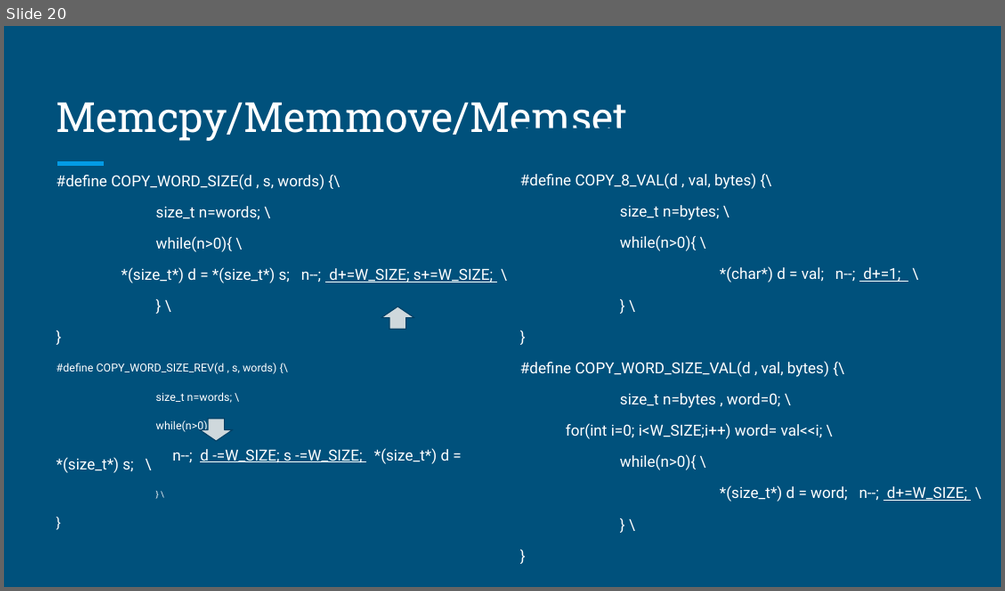
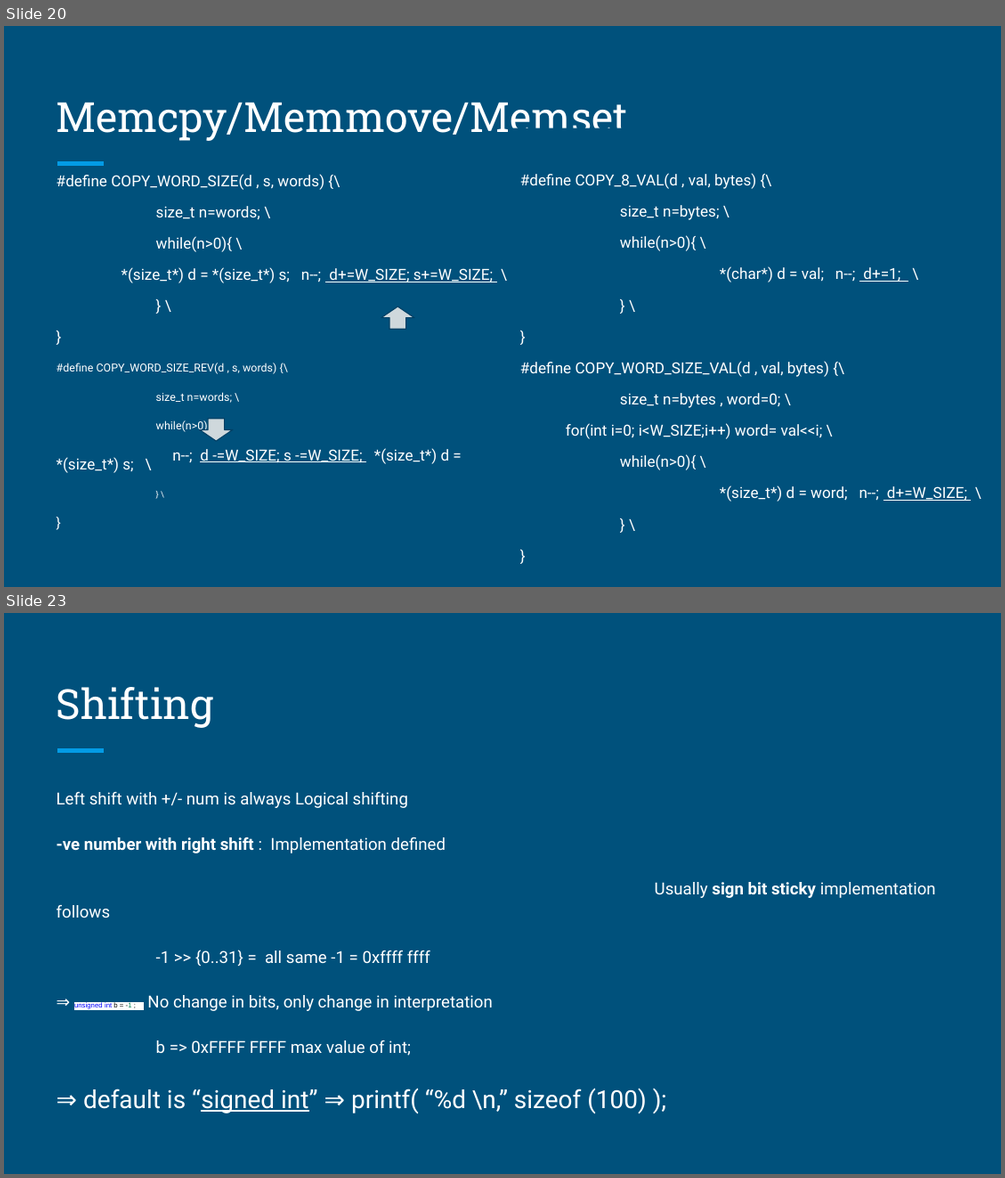
Before and after one commit to jayeshpatel8/Linux-Kernel_U-boot, a slide deck: Linux_Kernel.pptx. Shown one above the other, each under a label of ours: slide 20 before the commit, slides 20 and 23 after it; the slides between them are not shown. The pictures are 1005x591 and 1005x1178 pixels, drawn with LibreOffice and Linux fonts; fonts in the diff are those of the drawing. Boxes give left, top, right and bottom in pixels: in the first picture for what was removed or moved away, otherwise in the second. Text is boxed around its words. In the diff, an @@ line names an element or a change of style, - is before the commit and + after.

```diff
--- a/Linux_Kernel.pptx
+++ b/Linux_Kernel.pptx
@@ slide 23 added at bbox=[4, 613, 1001, 1174], background #00517C; not listed: 1 template element that a slide beside it also shows @@
@@ title added at bbox=[57, 687, 214, 728], 30 pt, text #FFFFFF @@
+Shifting
@@ text added at bbox=[57, 792, 936, 1114], 12 pt, text #FFFFFF @@
+Left shift with +/- num is always Logical shifting
+-ve number with right shift : Implementation defined
+Usually sign bit sticky implementation follows
+-1 >> {0..31} = all same -1 = 0xffff ffff
+⇒ unsigned int b = -1 ; No change in bits, only change in interpretation
+b => 0xFFFF FFFF max value of int;
+⇒ default is “signed int” ⇒ printf( “%d \n,” sizeof (100) );
```
Also in this commit, not shown: 3 slides changed, 2 other slides added.
